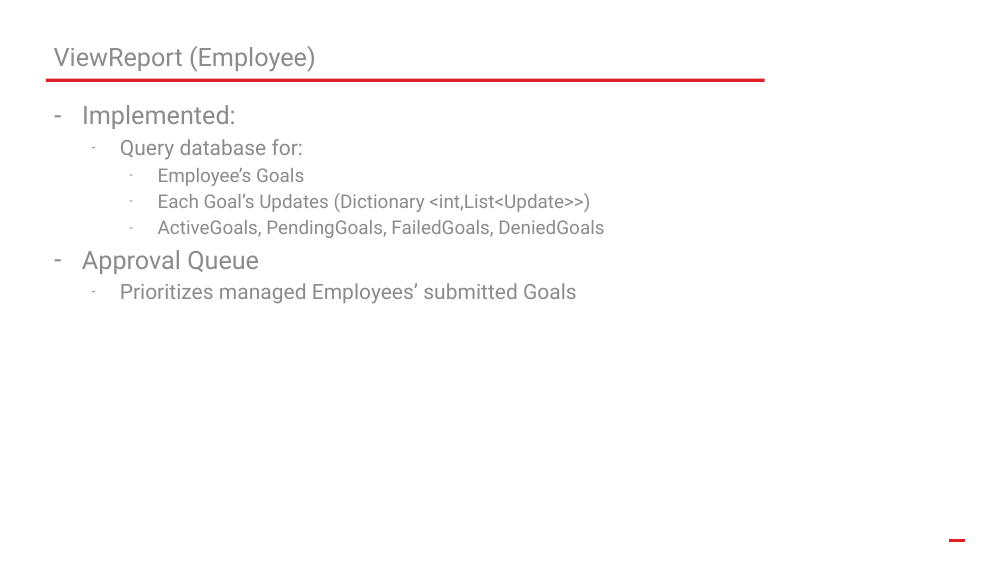
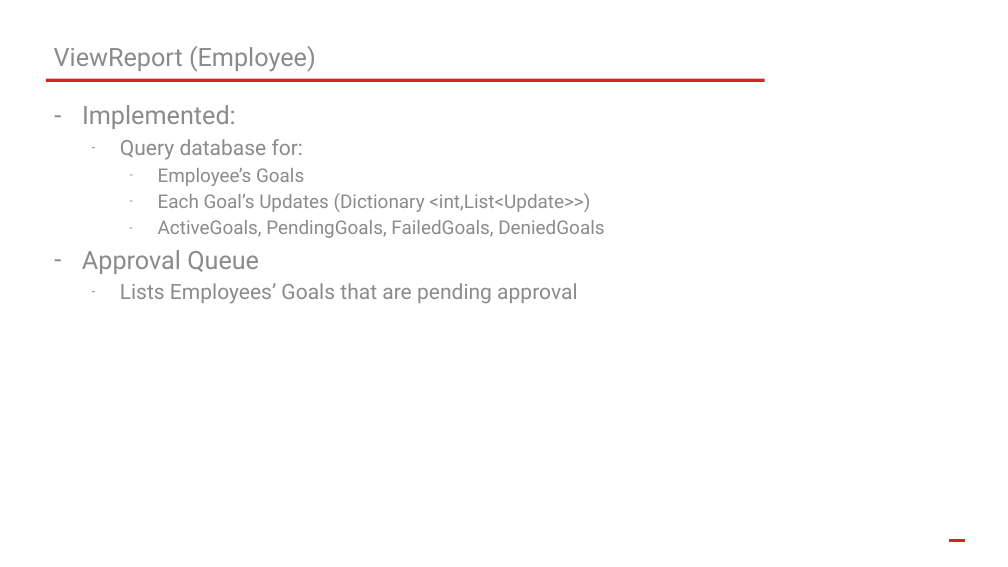
Before and after one commit to tattymennis/csci-4712-senior-capstone, a slide deck: slide 7 of Resources/csci-4712-week13.pptx. Drawn at 1008x567 pixels with LibreOffice and Linux fonts; fonts in the diff are those of the drawing; background and template pictures are left out. Boxes give left, top, right and bottom in pixels: in the first picture for what was removed or moved away, otherwise in the second. Text is boxed around its words. In the diff, an @@ line names an element or a change of style, - is before the commit and + after.

Commit message:
Temporary rollback of EmployeeHome for presentation purposes. ViewGoal DateTimes pretty printed.

```diff
--- a/Resources/csci-4712-week13.pptx
+++ b/Resources/csci-4712-week13.pptx
@@ text at (120, 283, 577, 304): text changed @@
-  – Prioritizes managed Employees’ submitted Goals
+  – Lists Employees’ Goals that are pending approval
```
Also in this commit, not shown: 4 other slides changed, 2 slides added, 6 other files.
